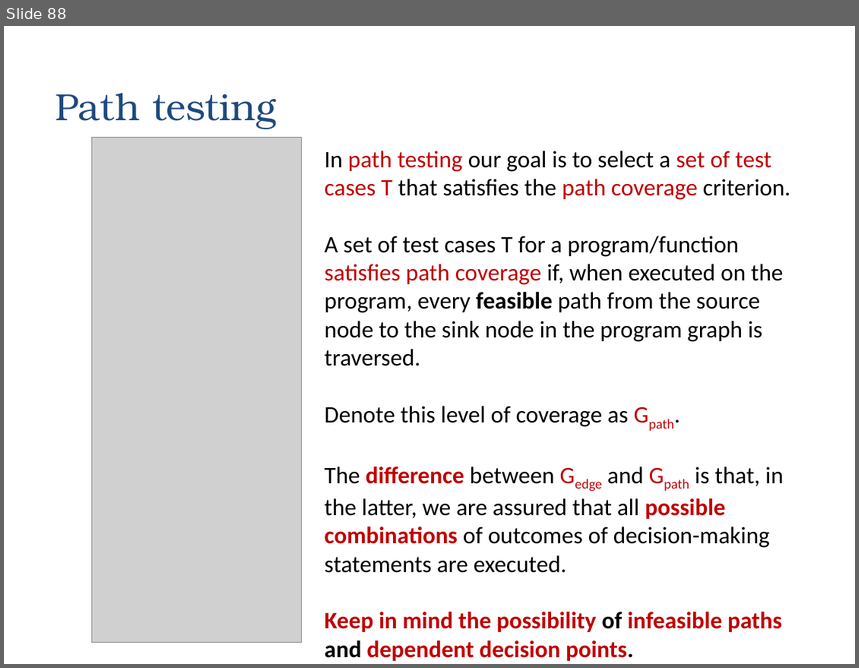
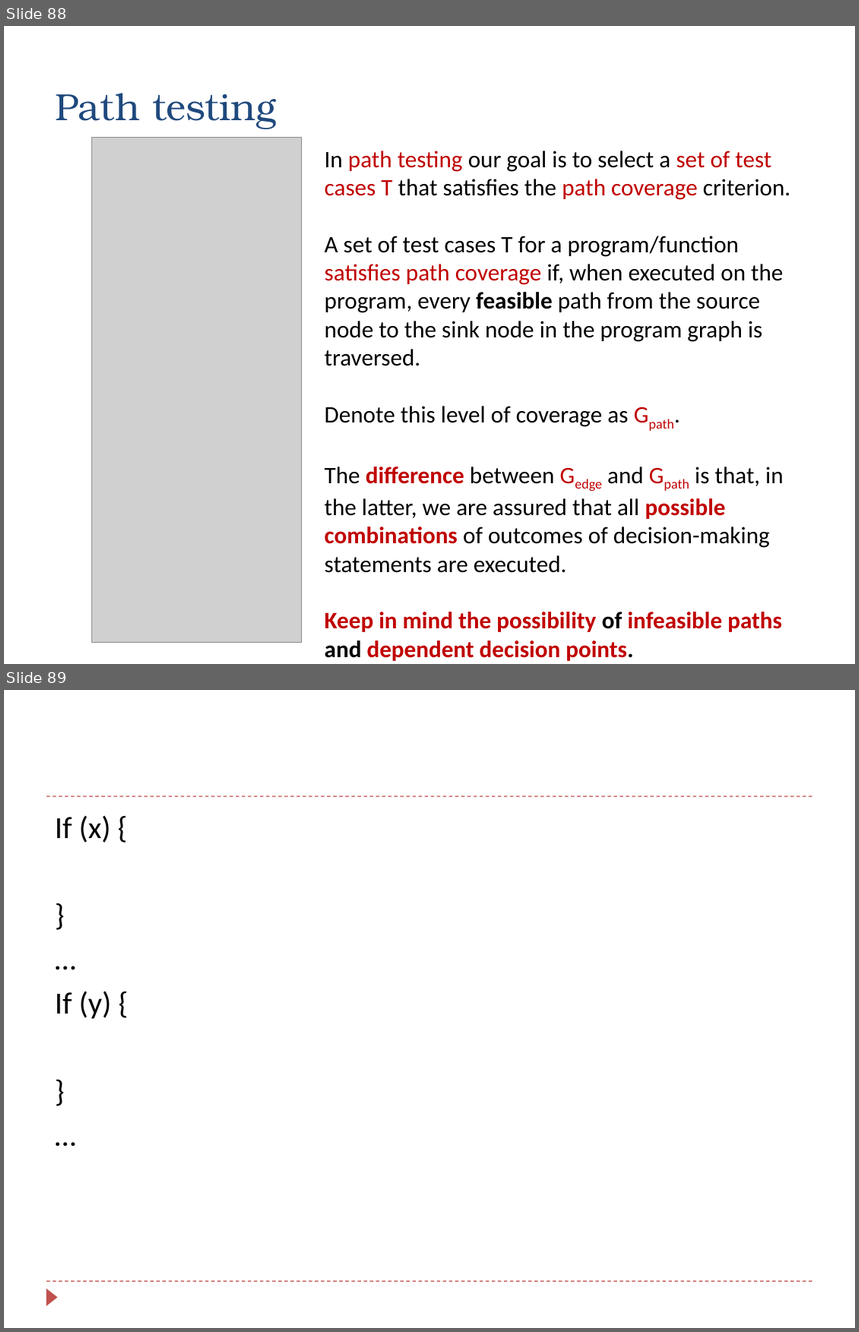
Before and after one commit to zarras/myy803-slides, a slide deck: 6-SoftEng-Testing.ppt. Shown one above the other, each under a label of ours: slide 88 before the commit, slides 88 and 89 after it. The pictures are 859x668 and 859x1332 pixels, drawn with LibreOffice and Linux fonts; fonts in the diff are those of the drawing; grey boxes stand for pictures. Boxes give left, top, right and bottom in pixels: in the first picture for what was removed or moved away, otherwise in the second. Text is boxed around its words. In the diff, an @@ line names an element or a change of style, - is before the commit and + after.

```diff
--- a/6-SoftEng-Testing.ppt
+++ b/6-SoftEng-Testing.ppt
@@ slide 89 added at [4, 690, 855, 1328], background #FFFFFF @@
@@ line added from (47, 796) to (813, 796), #C0504D 0.74 pt dashed @@
@@ text added at [55, 815, 112, 1019], 26 pt, text #000000 @@
+If (x) {
+}
+…
+If (y) {
+}
+…
@@ line added from (47, 1281) to (813, 1281), #C0504D 0.74 pt dashed @@
@@ triangle added at [47, 1288, 58, 1306], fill #C0504D @@
```
Also in this commit, not shown: 1 slide changed, 3 other files.
